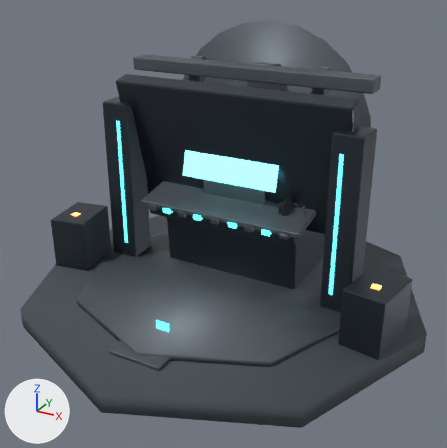
What one commit did to the Blender file docs/blender/quest_base_scene_v1.blend.
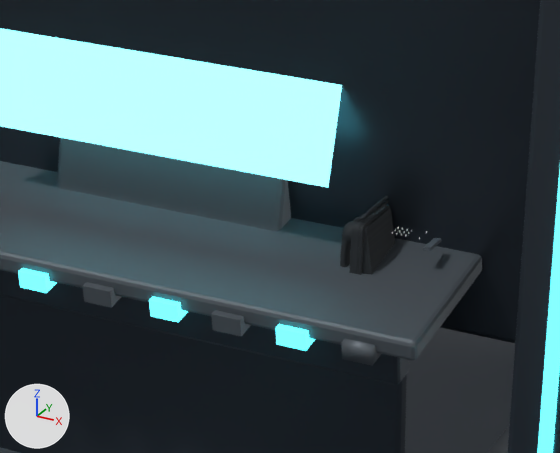
Each version is shown whole from a camera (50 mm lens) standing at (3.38, -4.76, 3.9) and looking at (0.08, 1.25, 0.89), then close up on the part from 42% to 75% of the width and 32% to 59% of the height. Arrows for +X, +Y and +Z are at lower left; the lights stay in place. The older version's two pictures come first.

Objects in the first close-up: 'ConsoleLip', 'ConsoleShelf', 'MainPanelFrame', 'MainPanelScreen', 'MainPedestal', 'PedestalNeck', 'QuestPhoneModel', 'RightDataPylon', 'RightDataPylon_GlowStrip', 'StatusNib_07', 'StatusNib_08', 'StatusNib_09' and 5 more.
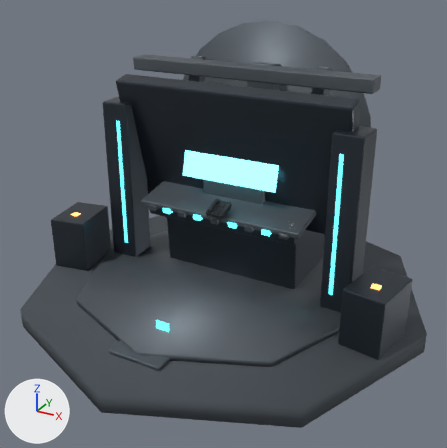
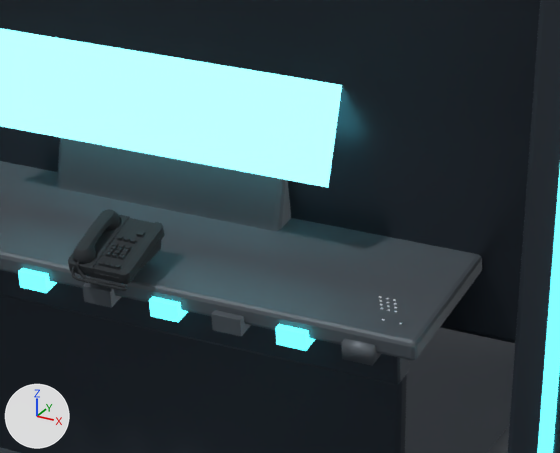
ob_questphonerig is not drawn itself; it is the parent of ob_questphonemodel, ob_questphonekey_1, ob_questphonekey_2, ob_questphonekey_3, ob_questphonekey_4, ob_questphonekey_5, ob_questphonekey_6, ob_questphonekey_7.

Edits to the scene script, one JSON object a line:
```json
{"op": "set", "path": "ob_questphonerig.location", "old": "(0.82, 1.565, 1.105)", "new": "(0.94, 1.269, 1.145)"}
{"op": "set", "path": "ob_questphonerig.rotation_euler", "old": "(0.175, 0.0, -1.571)", "new": "(1.396, 3.142, 0.0)", "note": "degrees (10, 0, -90) -> degrees (80, 180, 0)"}
{"op": "set", "path": "ob_questphonemodel.location", "old": "(-0.027, -0.888, 0.0063)", "new": "(47.96, 3.861, 4.74)"}
```

Location of each change, [x1, y1, x2, y2] in pixels of the close-ups (560 x 453 px):
```json
{"object": "QuestPhoneModel", "change": "moved, turned", "before": [340, 196, 395, 275], "after": [68, 209, 165, 291]}
{"object": "QuestPhoneHandset", "change": "moved, turned", "before": [423, 238, 442, 251], "on screen": "not visible afterwards"}
```
